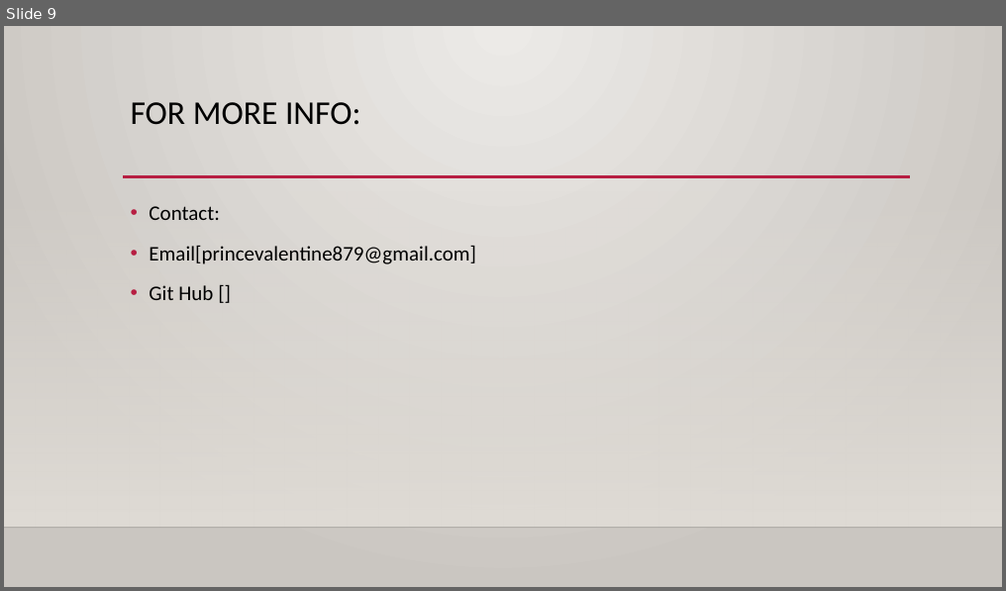
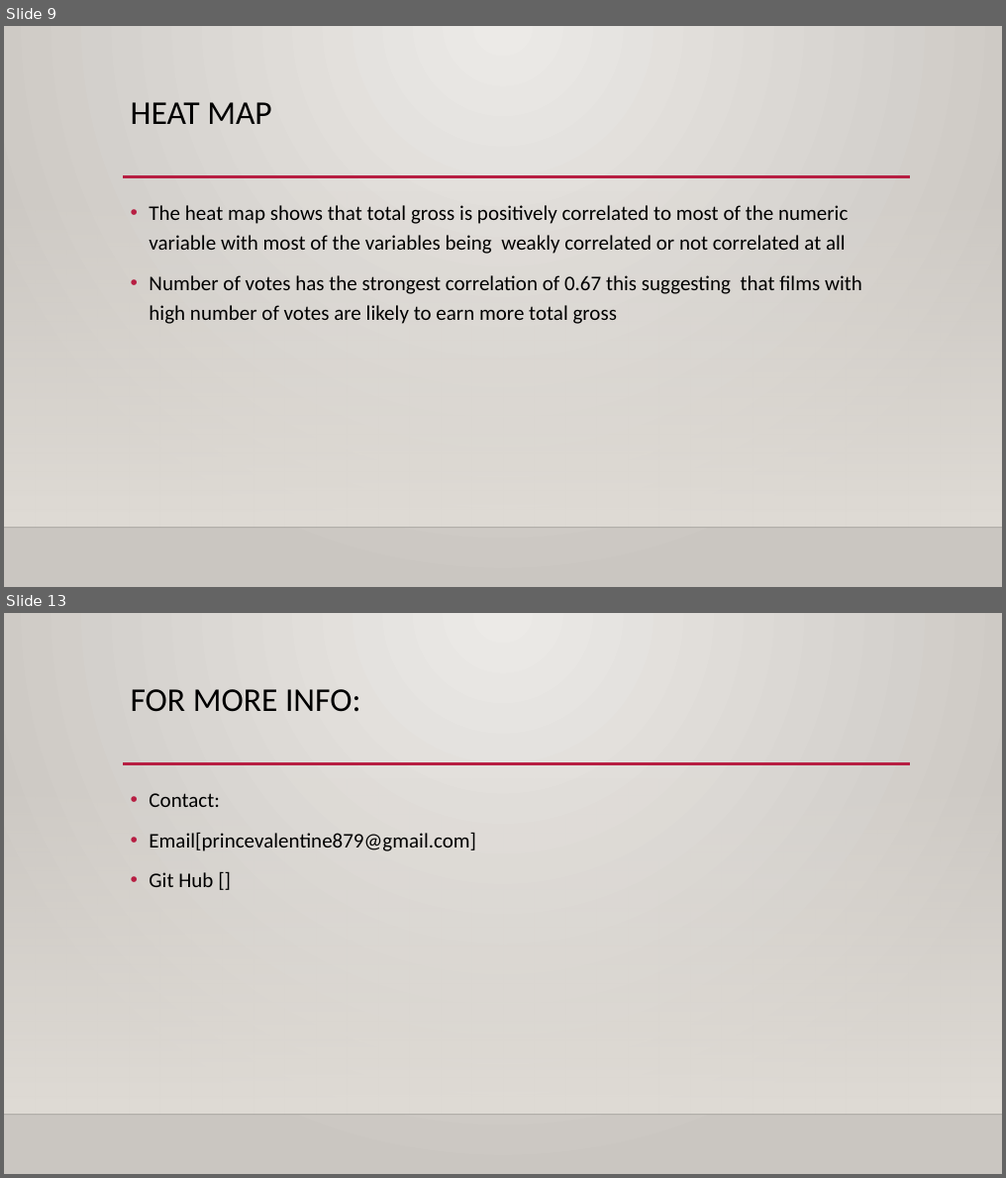
Before and after one commit to Star-obiero/Microsoft-Movie-Analysis, a slide deck: Microsoft Movie Studio Market Analysis.pptx. Shown one above the other, each under a label of ours: slide 9 before the commit, slides 9 and 13 after it; the slides between them are not shown. The pictures are 1006x591 and 1006x1178 pixels, drawn with LibreOffice and Linux fonts; fonts in the diff are those of the drawing; background and template pictures are left out. Boxes give left, top, right and bottom in pixels: in the first picture for what was removed or moved away, otherwise in the second. Text is boxed around its words. In the diff, an @@ line names an element or a change of style, - is before the commit and + after.

```diff
--- a/Microsoft Movie Studio Market Analysis.pptx
+++ b/Microsoft Movie Studio Market Analysis.pptx
@@ slide 9 added at <box>4,26,1002,587</box>, background gradient #ECEAE7 to #CAC7C1; not listed: 3 template elements that a slide beside it also shows @@
@@ title added at <box>131,102,271,124</box>, 32 pt, text #000000 @@
+HEAT MAP
@@ text added at <box>149,205,862,324</box>, 20 pt, text #000000 @@
+• The heat map shows that total gross is positively correlated to most of the numeric variable with most of the variables being weakly correlated or not correlated at all
+• Number of votes has the strongest correlation of 0.67 this suggesting that films with high number of votes are likely to earn more total gross
@@ what was slide 9 is now slide 13 @@
```
Also in this commit, not shown: 1 slide changed, 3 other slides added, 6 other files.
